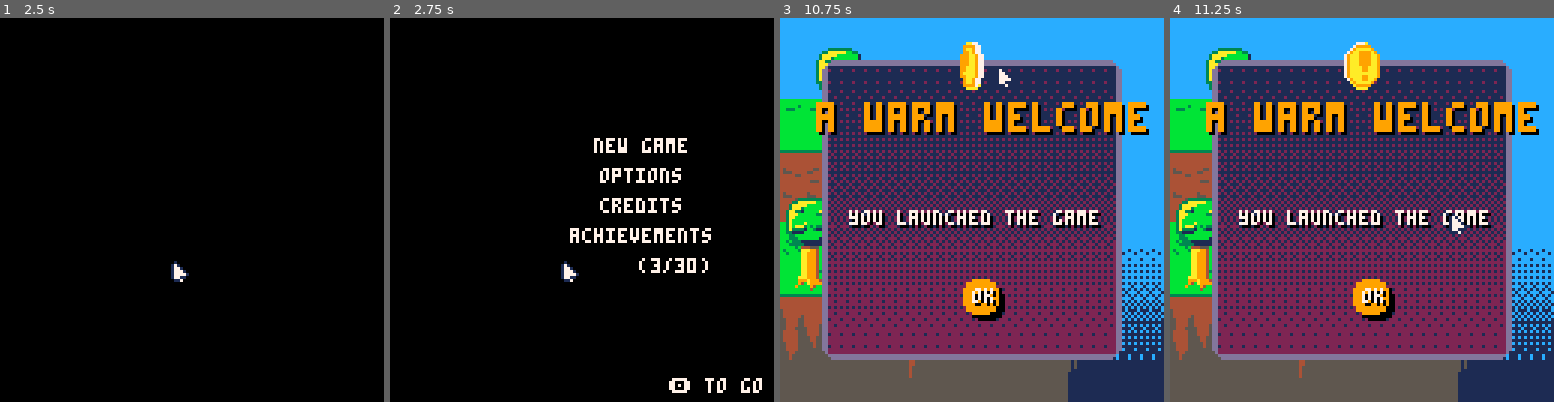
Above: before the commit, frames 1-4 (left to right).
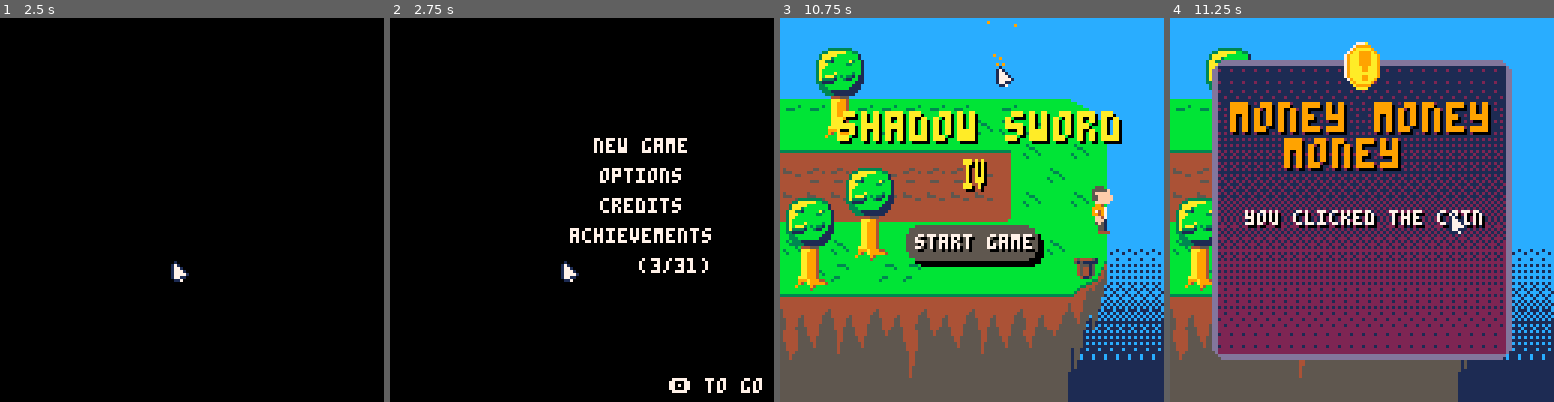
Above: after the commit, the same moments.

Repository: Mastoast/LDJam58
Game: PICO-8 cartridge ldjam58.p8
Two runs of this game, one before a commit and one after it. Both use one fixed random seed, a clock stepped at 60 frames per second and the inputs below.
Inputs (mouse positions are in pixels of both pictures, inside the frame that each line leads up to):
- Up to frame 1 (2.5 s): tap X (X key) at 0.33, 1.07, 1.85 s; click (280, 121) at 0.67 s; tap O (Z key) at 0.7, 1.7, 2.1 s; click (46, 267) at 1.22 s; hold Right 1.6-2.1 s; click (107, 114) at 1.77 s; hold Up 2.15-2.42 s; click (172, 259) at 2.32 s; hold Right from 2.47 s (still down)
- Up to frame 2 (2.75 s): keep holding Right; tap O (Z key) at 2.5 s
- Up to frame 3 (10.75 s): click (1014, 106) at 2.87 s; tap O (Z key) every 0.4 s from 2.9 to 10.5 s; tap X (X key) every 1.12 s from 2.97 to 9.67 s; release Right at 3.03 s; hold Left 3.08-3.58 s; click (1075, 256) at 3.42 s; hold Down 3.63-3.97 s; click (841, 102) at 3.97 s; hold Right 4.02-4.68 s; click (902, 248) at 4.52 s; hold Up 4.73-5.03 s; click (964, 94) at 5.07 s; hold Left 5.08-5.68 s; click (1029, 244) at 5.62 s; hold Down 5.73-6.03 s; hold Right 6.08-6.58 s; click (1091, 90) at 6.17 s; hold Right 6.63-7.13 s; click (856, 236) at 6.72 s; hold Up 7.18-7.45 s; click (918, 83) at 7.27 s; hold Right 7.5-8.07 s; click (979, 229) at 7.82 s; hold Left 8.12-8.62 s; click (1044, 79) at 8.37 s; hold Down 8.67-9 s; click (1106, 225) at 8.92 s; hold Right 9.05-9.72 s; click (868, 71) at 9.47 s; hold Up 9.77-10.07 s; click (933, 217) at 10.02 s; hold Left 10.12-10.72 s; click (995, 64) at 10.57 s
- Up to frame 4 (11.25 s): hold Down 10.77-11.07 s; tap X (X key) at 10.78 s; tap O (Z key) at 10.9 s; click (1450, 213) at 11.12 s; hold Right from 11.12 s (still down)

Frame 1 is identical in both runs. In frame 2, less than 0.1% of the frame differs, in the area x 77-80%, y 62-66%; in frame 3, 61%, in the area x 9-97%, y 0-90%; in frame 4, 7.3%.

Commit message:
Add coin achievement

Diff:
--- a/achievements.lua
+++ b/achievements.lua
@@ -33,10 +33,12 @@
     {code = "launchgame", name ="\^t\^wthe end is//\^t\^wnever the end", description = "wow, you did it!", tip ="launch the game."},
     {code = "finish_the_game", name ="\^t\^wfinish the game", description = "you're so good at this!", tip = "it's easy, just try."},
     {code = "our_code", name ="\^t\^wfind the secret//\^t\^wcode", description = "you definitely aren't//a yu-gi-oh player", tip = "did you read the instructions?"},
+    {code = "coin", name ="\^t\^wmoney money//\^t\^wmoney", description = "you clicked the coin", tip = "achievementception"},
      --{code = "", name ="", description = "", tip = ""},
 }
 
-function unlock_badge(code)
+function unlock_badge(code, ontop)
+    local ontop = ontop or false
     local badge = all_achievements_index[code]
     if badge == nil then printh("NO BADGE: "..code) return end
     if badge.unlocked == true then return end
@@ -45,7 +47,11 @@
     dset(index, 1)
     badge_count += 1
     popup_last_input = gtime
-    add(incoming_popups, badge)
+    if ontop then
+        add(incoming_popups, badge, 1)
+    else
+        add(incoming_popups, badge)
+    end
     --
     check_badges()
 end
--- a/credits.lua
+++ b/credits.lua
@@ -192,6 +192,7 @@
 ]]
 
 creditheight = #(split(credit_text, "\n")) * 9.5
+printh("creditheight : "..creditheight)
 
 function init_credits(self)
     x, y = credits_screen.x, credits_screen.y
@@ -227,6 +228,7 @@
 
 function update_credits()
     if is_on_credits == true then
+        if stat(54) == -1 then pmusic("credits") end
         if not btn(❎) then preclick = false end
         local on_bottom = tcam.y > creditheight + 128 + 12
         if btnp(🅾️) then
--- a/menu.lua
+++ b/menu.lua
@@ -456,9 +456,10 @@
     shake = 3
 end
 
-function click_valid()
+function click_valid(c)
+    c = c or 11
     psfx("tok1")
-    spawn_particles(6, 3, cam.x + stat(32), cam.y + stat(33), 11)
+    spawn_particles(6, 3, cam.x + stat(32), cam.y + stat(33), c)
 end
 
 function tree_on_click(self)
--- a/popup.lua
+++ b/popup.lua
@@ -21,6 +21,17 @@
         desc.color = 7
         local coin = create(asprite, cam.x + 56, cam.y + 8, 16, 16, popup_objects)
         coin.size = 1
+        coin.update = function(self)
+            asprite.update(self)
+            if on_cursor(self) and btnp(❎) and ptime >= pbtn_time then
+                psfx("metal")
+                spawn_particles(6, 3, cam.x + stat(32), cam.y + stat(33), 9)
+                if not all_achievements_index["coin"].unlocked then
+                    unlock_badge("coin", true)
+                    close_popup()
+                end
+            end
+        end
     else
         local tip = create(text, cam.x + 64, cam.y + 64, 8, 8, popup_objects)
         tip.text = achievement.tip
Not shown, changed: the sound effects (__sfx__) section of ldjam58.p8
